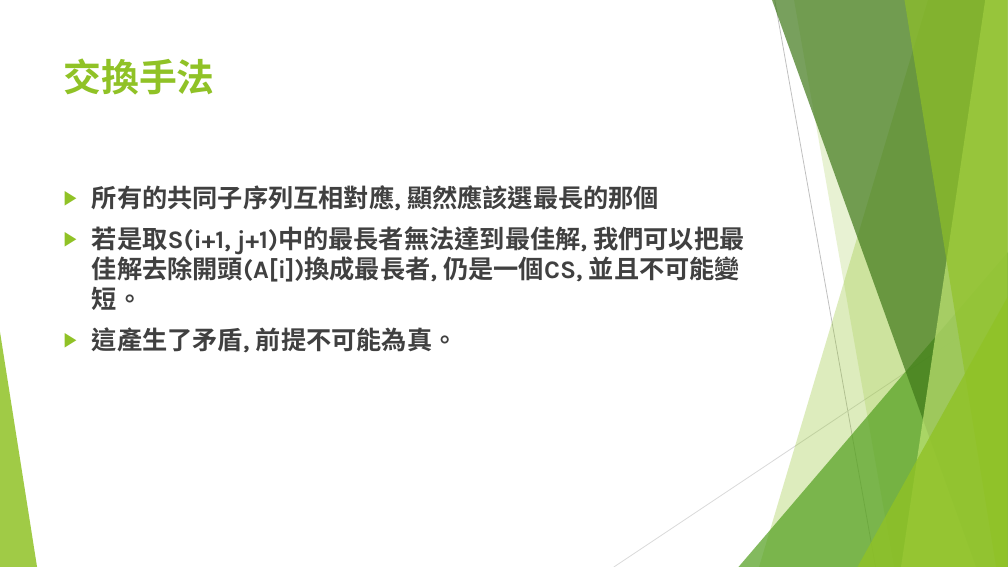
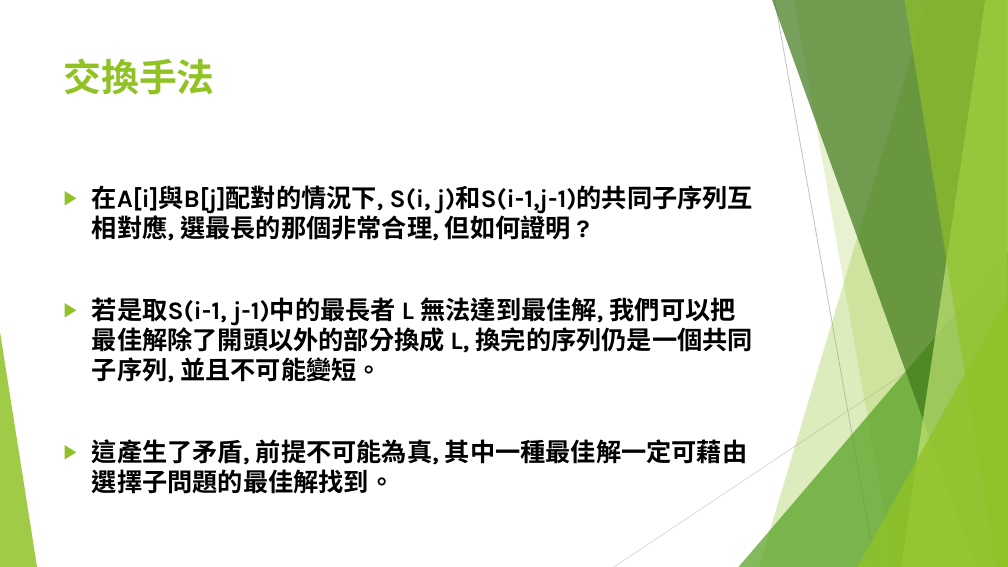
Before and after one commit to S920105123/DP2, a slide deck: slide 14 of presentation/進階動態規劃.pptx. Drawn at 1008x567 pixels with LibreOffice and Linux fonts; fonts in the diff are those of the drawing. Boxes give left, top, right and bottom in pixels: in the first picture for what was removed or moved away, otherwise in the second. Text is boxed around its words. In the diff, an @@ line names an element or a change of style, - is before the commit and + after.

```diff
--- a/presentation/進階動態規劃.pptx
+++ b/presentation/進階動態規劃.pptx
@@ text at (x1=92, y1=185, x2=753, y2=494): text changed; text colour #404040 to #000000 @@
-▶ 所有的共同子序列互相對應, 顯然應該選最長的那個
-▶ 若是取S(i+1, j+1)中的最長者無法達到最佳解, 我們可以把最佳解去除開頭(A[i])換成最長者, 仍是一個CS, 並且不可能變短。
-▶ 這產生了矛盾, 前提不可能為真。
+▶ 在A[i]與B[j]配對的情況下, S(i, j)和S(i-1,j-1)的共同子序列互相對應, 選最長的那個非常合理, 但如何證明 ?
+▶ 若是取S(i-1, j-1)中的最長者 L 無法達到最佳解, 我們可以把最佳解除了開頭以外的部分換成 L, 換完的序列仍是一個共同子序列, 並且不可能變短。
+▶ 這產生了矛盾, 前提不可能為真, 其中一種最佳解一定可藉由選擇子問題的最佳解找到。
```
Also in this commit, not shown: 23 other slides changed, 23 slides added.
